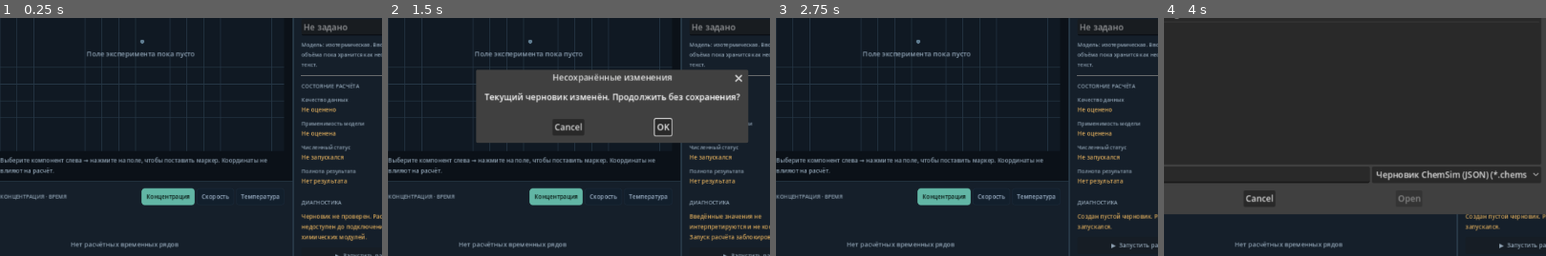
Above: before the commit, frames 1-4 (left to right).
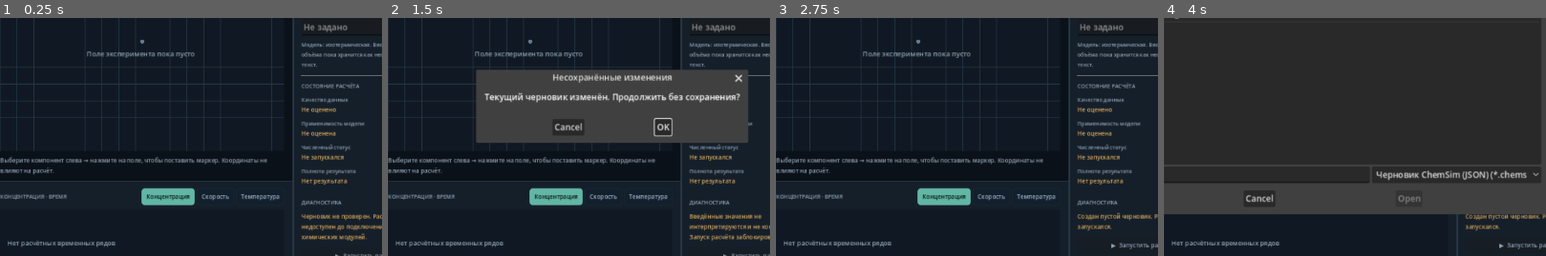
Above: after the commit, the same moments.

Repository: AndreyCokol/ChemSim
Game: Godot game, scene res://scenes/main.tscn
Two runs of this game, one before a commit and one after it. Both use one fixed random seed, a clock stepped at 60 frames per second and the inputs below.
Inputs (mouse positions are % of the whole screen's width and height, from its top left):
- Up to frame 1 (0.25 s): no input
- Up to frame 2 (1.5 s): click (10, 81) at 0.52 s; type "12" at 0.6 s; click "＋ Новый эксперимент" at 1.25 s
- Up to frame 3 (2.75 s): click "OK" at 2 s
- Up to frame 4 (4 s): click "Открыть черновик" at 2.75 s; click (20, 18) at 3.5 s
The pictures show only the part of the screen within x 21-71%, y 30-80%; the shares and areas given below are measured in that part.

The runs differ from the first frame. In frame 1, 0.7% of the frame differs, in the area x 2-47%, y 93-97%; in frame 2, 0.7%; in frame 3, 0.7%; in frame 4, 0.7%.

Commit message:
feat(a5): wire validated graph presentation to concentration/rate/temperature tabs

Diff:
--- a/scripts/main.gd
+++ b/scripts/main.gd
@@ -1,6 +1,7 @@
 extends Control
 
 const VisualFieldScript = preload("res://scripts/visual_field.gd")
+const GraphSeriesViewScript = preload("res://scripts/graph_series_view.gd")
 const DraftCodec = preload("res://scripts/draft_codec.gd")
 const DraftRepository = preload("res://scripts/draft_repository.gd")
 const BG := Color("#0B1118")
@@ -18,6 +19,7 @@
 var experiment_name_input: LineEdit
 var visual_field
 var graph_title: Label
+var graph_view
 var reaction_input: LineEdit
 var temperature_input: LineEdit
 var pressure_input: LineEdit
@@ -203,13 +205,10 @@
 	row.add_child(_graph_tab("Скорость", "rate"))
 	row.add_child(_graph_tab("Температура", "temperature"))
 	column.add_child(row)
-	var chart_area := Control.new()
-	chart_area.size_flags_vertical = Control.SIZE_EXPAND_FILL
-	chart_area.set_script(null)
-	var chart_label := _label("Нет расчётных временных рядов", 12, MUTED)
-	chart_label.set_anchors_and_offsets_preset(Control.PRESET_CENTER)
-	chart_area.add_child(chart_label)
-	column.add_child(chart_area)
+	graph_view = GraphSeriesViewScript.new()
+	graph_view.size_flags_vertical = Control.SIZE_EXPAND_FILL
+	graph_view.size_flags_horizontal = Control.SIZE_EXPAND_FILL
+	column.add_child(graph_view)
 	column.add_child(_label("Температура постоянна: изотермическая модель", 11, MUTED))
 	return panel
 
@@ -535,6 +534,7 @@
 	button.modulate = Color.WHITE if mode == active_graph else Color(0.68, 0.75, 0.82, 1.0)
 	button.pressed.connect(func():
 		active_graph = mode
+		graph_view.set_active_quantity(mode)
 		match mode:
 			"concentration":
 				graph_title.text = "КОНЦЕНТРАЦИЯ · ВРЕМЯ"
@@ -547,6 +547,13 @@
 			graph_button.modulate = Color.WHITE if graph_mode == active_graph else Color(0.68, 0.75, 0.82, 1.0)
 	)
 	return button
+
+# Presentation-only admission point. The caller must supply a versioned,
+# producer-associated GraphSeries. No chemistry values are generated here.
+func _accept_graph_series(series: Dictionary, contract_version: String) -> Dictionary:
+	if graph_view == null:
+		return {"ok": false, "error": "График ещё не инициализирован."}
+	return graph_view.submit_series(series, contract_version)
 
 func _request_new_experiment() -> void:
 	pending_open_path = ""
